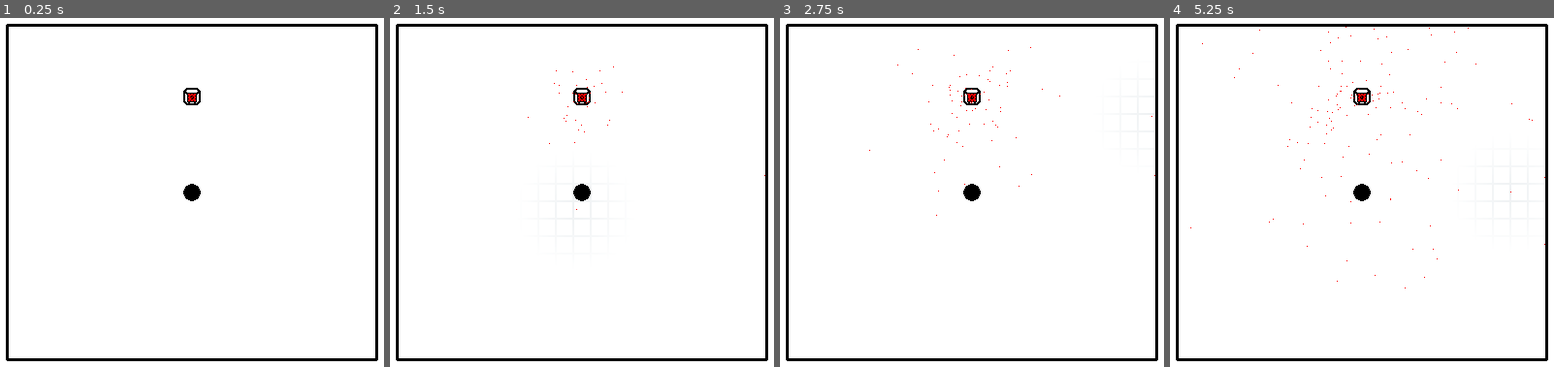
Above: before the commit, frames 1-4 (left to right).
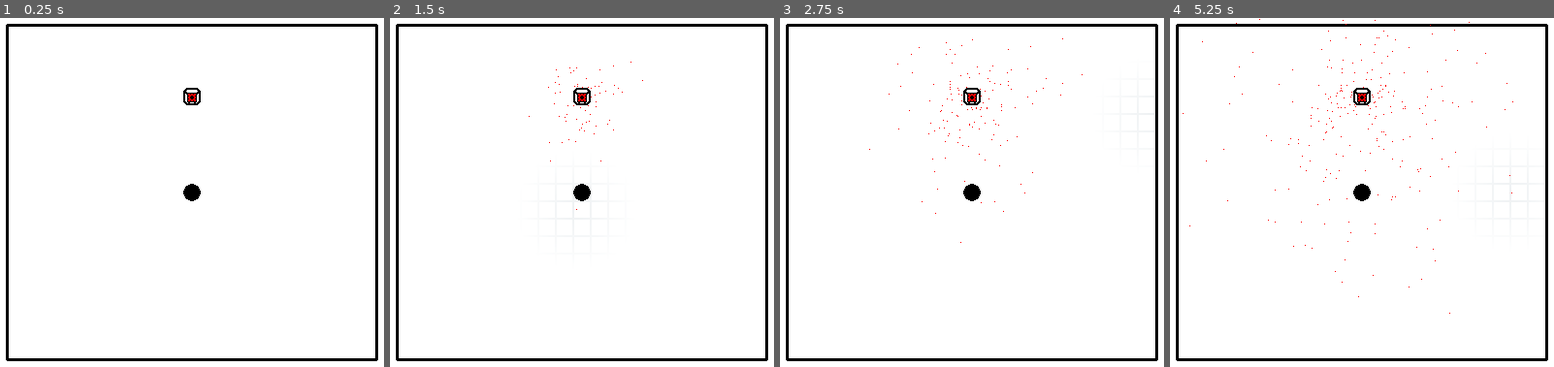
Above: after the commit, the same moments.

Repository: an-olive/BRSD-14
Game: Godot game, scene res://main.tscn
Two runs of this game, one before a commit and one after it. Both use one fixed random seed, a clock stepped at 60 frames per second and the inputs below.
Inputs (mouse positions are in pixels of both pictures, inside the frame that each line leads up to):
- Up to frame 1 (0.25 s): no input
- Up to frame 2 (1.5 s): tap Enter at 0.5 s; move the mouse to (outside the picture) at 0.52 s; click (outside the picture) at 0.67 s; tap Space at 1.25 s; move the mouse to (574, 209) at 1.27 s; click (574, 209) at 1.42 s
- Up to frame 3 (2.75 s): tap Enter at 2 s; move the mouse to (1152, 115) at 2.02 s; click (1152, 115) at 2.17 s
- Up to frame 4 (5.25 s): move the mouse to (1450, 262) at 2.77 s; click (1450, 262) at 2.92 s; move the mouse to (outside the picture) at 3.52 s; click (outside the picture) at 3.67 s; move the mouse to (1292, 140) at 4.27 s; click (1292, 140) at 4.42 s; move the mouse to (1511, 192) at 5.02 s; click (1511, 192) at 5.17 s

The runs differ from the first frame. In frame 1, less than 0.1% of the frame differs, in the area x 49-51%, y 22-24%; in frame 2, less than 0.1%; in frame 3, 0.1%; in frame 4, 0.3%, in the area x 3-98%, y 0-85%.

Commit message:
begin rewriting particles to class-based

Diff:
--- a/Components/producer.gd
+++ b/Components/producer.gd
@@ -5,13 +5,10 @@
 @export var min_speed: float = 10
 @export var max_speed: float = 50
 
-func _ready() -> void:
-	$Gibs.lifetime = 2 * 60 * 60
-	$Gibs.amount = $Gibs.lifetime * spawn_rate
+const Gibs = preload("res://gibs.gd")
 
-func _process(delta: float) -> void:
+func _process(_delta: float) -> void:
 	var direction = randf() * TAU
 	var speed = min_speed + (max_speed - min_speed) * randf()
 	var velocity = Vector2(cos(direction) * speed, sin(direction) * speed)
-
-	$Gibs.process_material.set_shader_parameter("velocity", velocity)
+	Gibs.spawn_gib(position + Vector2(9, 9), velocity, 0)
--- a/Components/producer.tscn
+++ b/Components/producer.tscn
@@ -1,19 +1,9 @@
-[gd_scene load_steps=5 format=3 uid="uid://d24kirevx3y5j"]
+[gd_scene load_steps=3 format=3 uid="uid://d24kirevx3y5j"]
 
 [ext_resource type="Texture2D" uid="uid://btls25vxoki2v" path="res://Assets/Buildings/Building_Producer.png" id="1_84mof"]
 [ext_resource type="Script" uid="uid://b3loxwq07fpp7" path="res://Components/producer.gd" id="2_crrts"]
-[ext_resource type="Shader" uid="uid://fjun80bgo18n" path="res://Shaders/gibs.gdshader" id="2_ibop8"]
-
-[sub_resource type="ShaderMaterial" id="ShaderMaterial_crrts"]
-shader = ExtResource("2_ibop8")
-shader_parameter/velocity = Vector2(0, 0)
-shader_parameter/color = Vector3(1, 0, 0)
 
 [node name="Producer" type="Sprite2D"]
 texture = ExtResource("1_84mof")
 centered = false
 script = ExtResource("2_crrts")
-
-[node name="Gibs" type="GPUParticles2D" parent="."]
-position = Vector2(9, 10)
-process_material = SubResource("ShaderMaterial_crrts")
--- a/Shaders/gibs.gdshader
+++ b/Shaders/gibs.gdshader
@@ -31,4 +31,7 @@
 		TRANSFORM[3].y = clamp(TRANSFORM[3].y, origin.y, origin.y + bounds.y);
 		VELOCITY.y *= -wallElasticity;
 	}
+	if (COLLIDED) {
+		COLOR.rgb = COLLISION_NORMAL;
+	}
 }
--- a/game.gd
+++ b/game.gd
@@ -14,20 +14,19 @@
 func _ready() -> void:
 	var size = get_viewport_rect().size
 	tile_size = min(size.x / grid_size.x, size.y / grid_size.y)
-	$Gibs.lifetime = 2 * 60 * 60
-	$Gibs.amount = $Gibs.lifetime * spawn_rate
 
-func _process(delta: float) -> void:
+func _process(_delta: float) -> void:
 	var prev_position = mouse_position
 	mouse_position = get_viewport().get_mouse_position()
 	mouse_velocity = mouse_position - prev_position
 
-	$Gibs.process_material.set_shader_parameter("velocity", mouse_velocity * debug_mouse_spawn_velocity_multiplier)
+#$Gibs.process_material.set_shader_parameter("velocity", mouse_velocity * debug_mouse_spawn_velocity_multiplier)
 
 func _input(event: InputEvent) -> void:
 	if event is InputEventMouseButton or event is InputEventMouseMotion:
 		if event.button_mask & MOUSE_BUTTON_MASK_LEFT:
-			$Gibs.position = event.position
-			$Gibs.emitting = true
-		else:
-			$Gibs.emitting = false
+			$Gibs.spawn_gib(mouse_position, mouse_velocity)
+			#$Gibs.position = event.position
+			#$Gibs.emitting = true
+		#else:
+			#$Gibs.emitting = false
--- a/game.tscn
+++ b/game.tscn
@@ -1,28 +1,20 @@
-[gd_scene load_steps=6 format=3 uid="uid://v14xu65rsedv"]
+[gd_scene load_steps=5 format=3 uid="uid://v14xu65rsedv"]
 
 [ext_resource type="Script" uid="uid://8ihith2aq67n" path="res://game.gd" id="1_80nbo"]
-[ext_resource type="Shader" uid="uid://fjun80bgo18n" path="res://Shaders/gibs.gdshader" id="2_e2o6t"]
+[ext_resource type="PackedScene" uid="uid://khdnx5d8eo0q" path="res://gibs.tscn" id="3_7jktm"]
 [ext_resource type="Texture2D" uid="uid://cp5loriru8481" path="res://Assets/Buildings/Hole.png" id="3_fc0e3"]
 [ext_resource type="PackedScene" uid="uid://d24kirevx3y5j" path="res://Components/producer.tscn" id="4_fc0e3"]
-
-[sub_resource type="ShaderMaterial" id="ShaderMaterial_e2o6t"]
-shader = ExtResource("2_e2o6t")
-shader_parameter/velocity = Vector2(0, 0)
-shader_parameter/color = Vector3(1, 0, 0)
 
 [node name="Game" type="Node2D"]
 script = ExtResource("1_80nbo")
 
-[node name="Gibs" type="GPUParticles2D" parent="."]
-emitting = false
-amount = 600
-lifetime = 10.0
-process_material = SubResource("ShaderMaterial_e2o6t")
-
 [node name="Hole" type="Sprite2D" parent="."]
+z_index = 2
 position = Vector2(189, 171)
 texture = ExtResource("3_fc0e3")
 centered = false
 
+[node name="Gibs" parent="." instance=ExtResource("3_7jktm")]
+
 [node name="Producer" parent="." instance=ExtResource("4_fc0e3")]
 position = Vector2(189, 72)
--- /dev/null
+++ b/gibs.gd
@@ -0,0 +1,61 @@
+extends Sprite2D
+
+@export var holePos: Vector2 = Vector2(198, 180)
+@export var holeForceMultiplier: float = 100000.0
+
+signal intoTheHole(Gib)
+
+static var gibs: Array[Gib] = []
+#var image: Image
+
+class Gib:
+	var pos: Vector2
+	var vel: Vector2
+	var color: Color
+	var active: bool
+
+	func _init(pos: Vector2, vel: Vector2, color: Color) -> void:
+		self.pos = pos
+		self.vel = vel
+		self.color = color
+		self.active = true
+
+	func update(holePos: Vector2, holeForceMultiplier: float,
+				intoTheHole: Signal, delta: float = 1.0) -> void:
+		var relativeToCenter = holePos - pos
+		var distanceToCenter = sqrt(relativeToCenter.x ** 2 + relativeToCenter.y ** 2)
+		if distanceToCenter < 9:
+			intoTheHole.emit(self)
+			active = false
+			return
+		var force = (1.0 / distanceToCenter ** 2.0) * holeForceMultiplier
+		var angle = atan2(relativeToCenter.y, relativeToCenter.x)
+
+		vel += Vector2(cos(angle), sin(angle)) * force * delta
+		pos += vel * delta
+
+		if pos.x < 0 or pos.x > 360 or pos.y < 0 or pos.y > 360:
+			active = false
+
+static func spawn_gib(pos: Vector2, velocity: Vector2, hue: float = 0)->void:
+	var color = Color.from_hsv(hue, 1, 1)
+	var gib = Gib.new(pos, velocity, color)
+	gibs.append(gib)
+
+#func _init() -> void:
+	#image = Image.create(640, 360, false, Image.FORMAT_RGBA8)
+	#image.fill(Color.TRANSPARENT)
+	#texture = ImageTexture.create_from_image(image)
+
+func _process(delta: float) -> void:
+	var start_len = len(gibs)
+	for gib in gibs:
+		gib.update(holePos, holeForceMultiplier, intoTheHole, delta)
+	if not gibs.all(func(gib): return gib.active):
+		gibs = gibs.filter(func(gib): return gib.active)
+
+	var image = Image.create(640, 360, false, Image.FORMAT_RGBA8)
+	image.fill(Color.TRANSPARENT)
+	for gib in gibs:
+		image.set_pixel(round(gib.pos.x), round(gib.pos.y), gib.color)
+	texture = ImageTexture.create_from_image(image)
--- /dev/null
+++ b/gibs.tscn
@@ -0,0 +1,7 @@
+[gd_scene load_steps=2 format=3 uid="uid://khdnx5d8eo0q"]
+
+[ext_resource type="Script" uid="uid://bkej6gpfj2xc1" path="res://gibs.gd" id="1_q34a7"]
+
+[node name="Gibs" type="Sprite2D"]
+centered = false
+script = ExtResource("1_q34a7")
Not shown, added: gibs.gd.uid
